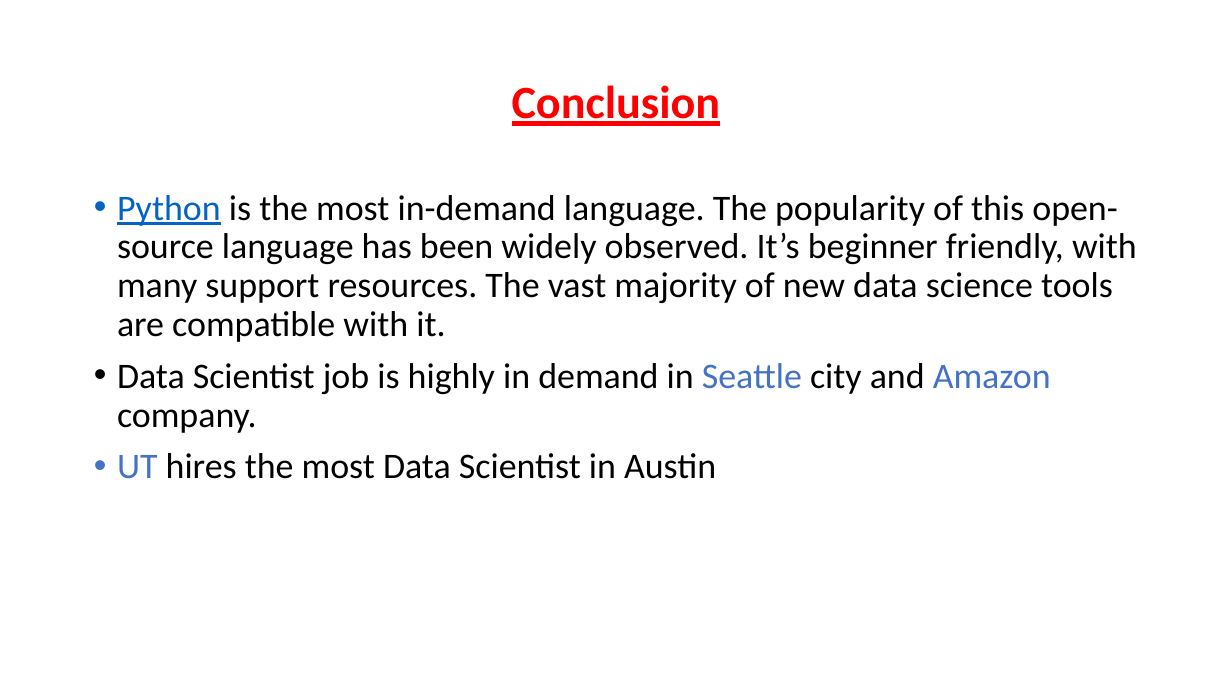
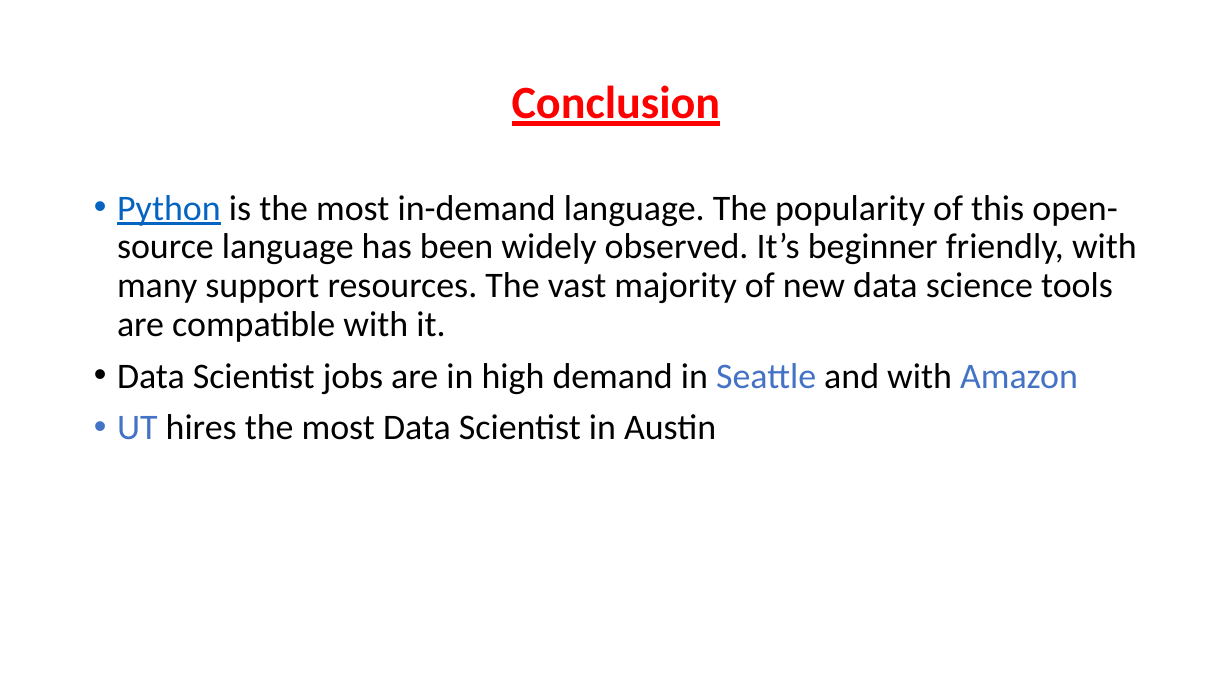
Before and after one commit to tjgrafft/DataScienceJobs_Project, a slide deck: slide 13 of presentation/Presentation.pptx. Drawn at 1232x693 pixels with LibreOffice and Linux fonts; fonts in the diff are those of the drawing. Boxes give left, top, right and bottom in pixels: in the first picture for what was removed or moved away, otherwise in the second. Text is boxed around its words. In the diff, an @@ line names an element or a change of style, - is before the commit and + after.

```diff
--- a/presentation/Presentation.pptx
+++ b/presentation/Presentation.pptx
@@ text at (117, 363, 1078, 394): text changed @@
-• Data Scientist job is highly in demand in Seattle city and Amazon company.
+• Data Scientist jobs are in high demand in Seattle and with Amazon
```
Also in this commit, not shown: 2 other slides changed.
